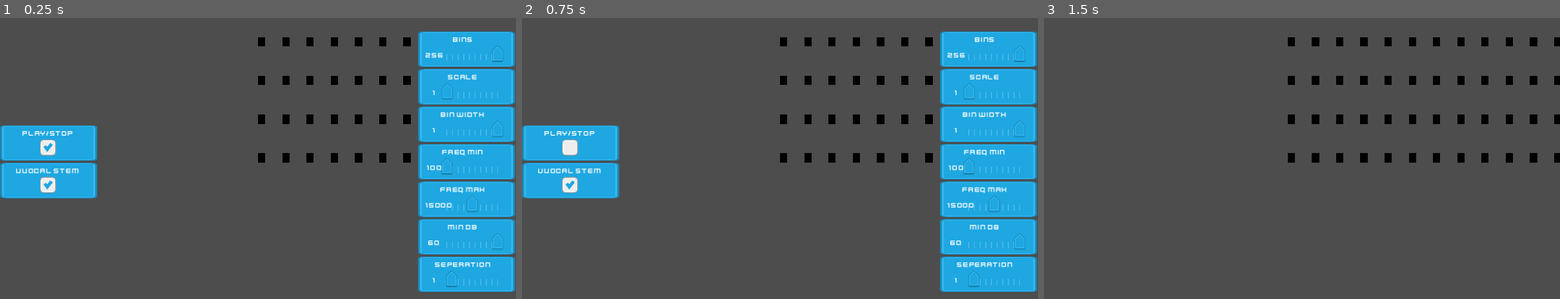
Above: before the commit, frames 1-3 (left to right).
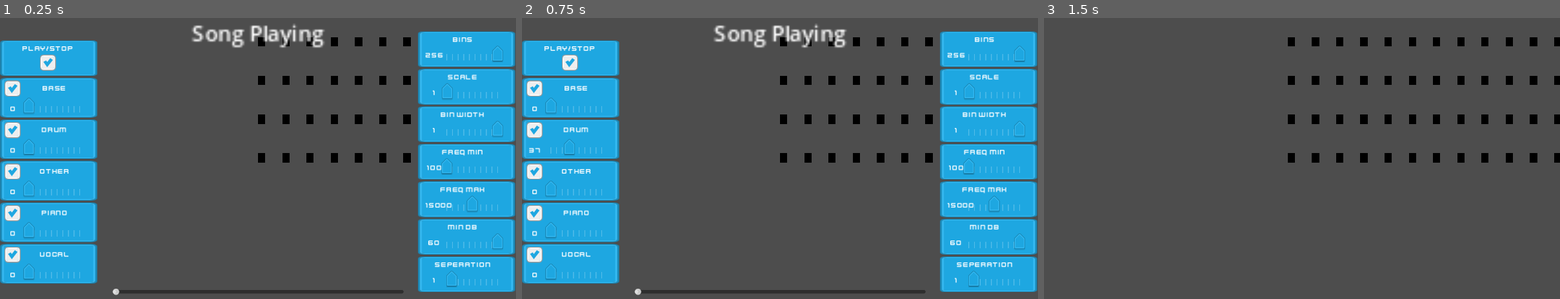
Above: after the commit, the same moments.

Repository: JDS890/CSC475-DSP-Visualisation
Game: Godot game, scene res://Scenes/spectrogram_stems/spectrogram_stems.tscn
Two runs of this game, one before a commit and one after it. Both use one fixed random seed, a clock stepped at 60 frames per second and the inputs below. This scene is started directly instead of the project's main scene.
Inputs (mouse positions are in pixels of both pictures, inside the frame that each line leads up to):
- Up to frame 1 (0.25 s): no input
- Up to frame 2 (0.75 s): click (568, 147) at 0.52 s
- Up to frame 3 (1.5 s): tap Enter at 1.25 s; move the mouse to (1415, 147) at 1.27 s; hold D from 1.28 s (still down); tap H at 1.35 s; click (1415, 147) at 1.42 s

The runs differ from the first frame. In frame 1, 14% of the frame differs, in the area x 0-79%, y 2-99%; in frame 2, 14%; in frame 3, nothing differs.

Commit message:
Left Bar UI Update
Adding lots, still not complete

Diff:
--- /dev/null
+++ b/spectrum_2D/Prefabs/stem_control_prefab.tscn
@@ -0,0 +1,105 @@
+[gd_scene load_steps=4 format=3 uid="uid://b4ychygfrwjvs"]
+
+[ext_resource type="Theme" uid="uid://bewn6sinpr4as" path="res://Temp Dev Stuff/KenneyUI/kenneyUI-blue.tres" id="1_ga1o2"]
+[ext_resource type="Script" path="res://Scripts/UI Scripts/stem_control_panel.gd" id="2_2wxqv"]
+[ext_resource type="Texture2D" uid="uid://b1m61mu3c3yt8" path="res://Temp Dev Stuff/slider_bar.png" id="3_am7qs"]
+
+[node name="SliderPanelPrefab" type="Panel"]
+custom_minimum_size = Vector2(200, 80)
+offset_right = 203.0
+offset_bottom = 89.0
+theme = ExtResource("1_ga1o2")
+script = ExtResource("2_2wxqv")
+title = "Stem"
+
+[node name="VBoxContainer" type="VBoxContainer" parent="."]
+layout_mode = 0
+offset_left = 9.0
+offset_top = 5.0
+offset_right = 193.0
+offset_bottom = 86.0
+
+[node name="Top" type="Control" parent="VBoxContainer"]
+custom_minimum_size = Vector2(0, 37)
+layout_mode = 2
+
+[node name="Title" type="Label" parent="VBoxContainer/Top"]
+layout_mode = 1
+anchors_preset = 8
+anchor_left = 0.5
+anchor_top = 0.5
+anchor_right = 0.5
+anchor_bottom = 0.5
+offset_left = -46.0
+offset_top = -15.5
+offset_right = 89.0
+offset_bottom = 16.5
+grow_horizontal = 2
+grow_vertical = 2
+text = "Slider"
+horizontal_alignment = 1
+vertical_alignment = 1
+clip_text = true
+
+[node name="CheckBox" type="CheckBox" parent="VBoxContainer/Top"]
+layout_mode = 1
+anchors_preset = 4
+anchor_top = 0.5
+anchor_bottom = 0.5
+offset_left = 1.0
+offset_top = -18.0
+offset_right = 37.0
+offset_bottom = 18.0
+grow_vertical = 2
+button_pressed = true
+
+[node name="Bottom" type="Control" parent="VBoxContainer"]
+layout_mode = 2
+size_flags_vertical = 3
+
+[node name="TextureRect" type="TextureRect" parent="VBoxContainer/Bottom"]
+visible = false
+layout_mode = 0
+offset_left = 60.0
+offset_top = 18.0
+offset_right = 289.0
+offset_bottom = 25.0
+scale = Vector2(0.5, 1)
+texture = ExtResource("3_am7qs")
+
+[node name="HSlider" type="HSlider" parent="VBoxContainer/Bottom"]
+custom_minimum_size = Vector2(150, 0)
+layout_mode = 1
+anchors_preset = 6
+anchor_left = 1.0
+anchor_top = 0.5
+anchor_right = 1.0
+anchor_bottom = 0.5
+offset_left = -141.0
+offset_top = -22.0
+offset_right = 13.0
+offset_bottom = 20.0
+grow_horizontal = 0
+grow_vertical = 2
+scale = Vector2(0.9, 0.9)
+size_flags_horizontal = 8
+size_flags_vertical = 1
+tick_count = 10
+ticks_on_borders = true
+
+[node name="NumberLabel" type="Label" parent="VBoxContainer/Bottom"]
+layout_mode = 1
+anchors_preset = 4
+anchor_top = 0.5
+anchor_bottom = 0.5
+offset_left = 1.0
+offset_top = -6.0
+offset_right = 41.0
+offset_bottom = 12.0
+grow_vertical = 2
+text = "0"
+horizontal_alignment = 1
+vertical_alignment = 1
+
+[connection signal="toggled" from="VBoxContainer/Top/CheckBox" to="." method="_on_check_box_toggled"]
+[connection signal="value_changed" from="VBoxContainer/Bottom/HSlider" to="." method="_on_h_slider_value_changed"]
--- a/spectrum_2D/Scenes/UI_scene.tscn
+++ b/spectrum_2D/Scenes/UI_scene.tscn
@@ -1,8 +1,12 @@
-[gd_scene load_steps=4 format=3 uid="uid://c4o67e7m3gdh3"]
+[gd_scene load_steps=8 format=3 uid="uid://c4o67e7m3gdh3"]
 
 [ext_resource type="Script" path="res://Scripts/UI Scripts/UI_scene.gd" id="1_4u84t"]
 [ext_resource type="Theme" uid="uid://bewn6sinpr4as" path="res://Temp Dev Stuff/KenneyUI/kenneyUI-blue.tres" id="3_bb74r"]
+[ext_resource type="PackedScene" uid="uid://b4ychygfrwjvs" path="res://Prefabs/stem_control_prefab.tscn" id="3_dgq81"]
 [ext_resource type="PackedScene" uid="uid://b8ctrxdy417uw" path="res://Prefabs/slider_panel_prefab.tscn" id="3_upf01"]
+[ext_resource type="Texture2D" uid="uid://j3sior52yb52" path="res://Temp Dev Stuff/plan 1.png" id="5_e8ggy"]
+[ext_resource type="Texture2D" uid="uid://c4t510ngbeswo" path="res://Temp Dev Stuff/plan 2.png" id="6_v6wlw"]
+[ext_resource type="Texture2D" uid="uid://ccdyq41dq0h8w" path="res://Temp Dev Stuff/plan 3.png" id="7_0x6td"]
 
 [node name="UICanvas" type="Control"]
 layout_mode = 3
@@ -12,6 +16,30 @@
 grow_horizontal = 2
 grow_vertical = 2
 script = ExtResource("1_4u84t")
+
+[node name="Plan1" type="Sprite2D" parent="."]
+visible = false
+modulate = Color(1, 1, 1, 0.458824)
+top_level = true
+position = Vector2(592.5, 306.5)
+scale = Vector2(0.663851, 0.67806)
+texture = ExtResource("5_e8ggy")
+
+[node name="Plan2" type="Sprite2D" parent="."]
+visible = false
+modulate = Color(1, 1, 1, 0.317647)
+top_level = true
+position = Vector2(592.5, 320.5)
+scale = Vector2(0.663851, 0.739802)
+texture = ExtResource("6_v6wlw")
+
+[node name="Plan3" type="Sprite2D" parent="."]
+visible = false
+modulate = Color(1, 1, 1, 0.54902)
+top_level = true
+position = Vector2(562.5, 321)
+scale = Vector2(0.77759, 0.853363)
+texture = ExtResource("7_0x6td")
 
 [node name="BGColorRect" type="ColorRect" parent="."]
 visible = false
@@ -56,32 +84,63 @@
 theme = ExtResource("3_bb74r")
 button_pressed = true
 
-[node name="VocalStemPanel" type="Panel" parent="HBoxContainer/LeftBar"]
-custom_minimum_size = Vector2(200, 80)
-layout_mode = 2
-theme = ExtResource("3_bb74r")
-
-[node name="VBoxContainer" type="VBoxContainer" parent="HBoxContainer/LeftBar/VocalStemPanel"]
-layout_mode = 0
-offset_left = 9.0
-offset_top = 9.0
-offset_right = 206.0
-offset_bottom = 74.0
-
-[node name="Label" type="Label" parent="HBoxContainer/LeftBar/VocalStemPanel/VBoxContainer"]
-layout_mode = 2
-text = "VUocal Stem"
+[node name="Base" parent="HBoxContainer/LeftBar" instance=ExtResource("3_dgq81")]
+custom_minimum_size = Vector2(200, 89)
+layout_mode = 2
+stem_ID = 0
+title = "Base"
+val_step = 0.1
+max_value = 1.0
+
+[node name="Drum" parent="HBoxContainer/LeftBar" instance=ExtResource("3_dgq81")]
+custom_minimum_size = Vector2(200, 89)
+layout_mode = 2
+title = "Drum"
+
+[node name="Other" parent="HBoxContainer/LeftBar" instance=ExtResource("3_dgq81")]
+custom_minimum_size = Vector2(200, 89)
+layout_mode = 2
+title = "Other"
+
+[node name="Piano" parent="HBoxContainer/LeftBar" instance=ExtResource("3_dgq81")]
+custom_minimum_size = Vector2(200, 89)
+layout_mode = 2
+title = "Piano"
+
+[node name="Vocal" parent="HBoxContainer/LeftBar" instance=ExtResource("3_dgq81")]
+custom_minimum_size = Vector2(200, 89)
+layout_mode = 2
+title = "Vocal"
+
+[node name="Middle Spacer" type="Control" parent="HBoxContainer"]
+layout_mode = 2
+size_flags_horizontal = 3
+
+[node name="HSlider" type="HSlider" parent="HBoxContainer/Middle Spacer"]
+layout_mode = 1
+anchors_preset = -1
+anchor_left = 0.042
+anchor_top = 0.938
+anchor_right = 0.962
+anchor_bottom = 1.0
+offset_left = 0.263998
+offset_top = -0.0100098
+offset_right = -0.0960693
+offset_bottom = -24.0
+grow_horizontal = 2
+grow_vertical = 0
+
+[node name="SongLabel" type="Label" parent="HBoxContainer/Middle Spacer"]
+layout_mode = 1
+anchors_preset = 10
+anchor_right = 1.0
+offset_left = 18.0
+offset_right = -466.0
+offset_bottom = 23.0
+grow_horizontal = 2
+scale = Vector2(3, 3)
+text = "Song Playing"
 horizontal_alignment = 1
-
-[node name="CheckBox" type="CheckBox" parent="HBoxContainer/LeftBar/VocalStemPanel/VBoxContainer"]
-layout_mode = 2
-size_flags_horizontal = 4
-theme = ExtResource("3_bb74r")
-button_pressed = true
-
-[node name="Middle Spacer" type="Control" parent="HBoxContainer"]
-layout_mode = 2
-size_flags_horizontal = 3
 
 [node name="RightBar" type="VBoxContainer" parent="HBoxContainer"]
 custom_minimum_size = Vector2(217, 611)
@@ -146,4 +205,3 @@
 max_value = 10.0
 
 [connection signal="toggled" from="HBoxContainer/LeftBar/PlayStopContainer/VBoxContainer/CheckBox" to="." method="_on_check_box_toggled_1"]
-[connection signal="toggled" from="HBoxContainer/LeftBar/VocalStemPanel/VBoxContainer/CheckBox" to="." method="_on_check_box_toggled_1"]
--- a/spectrum_2D/Scripts/UI Scripts/UI_scene.gd
+++ b/spectrum_2D/Scripts/UI Scripts/UI_scene.gd
@@ -1,13 +1,10 @@
 extends Control
-
-# p_spec.visible = false
 
 var _hidden_UI = false
 
 # todo: keypress to hide all UI (hit H button)
 # play and stop button
 # seek to different time
-# swap out song
 
 
 # Called when the node enters the scene tree for the first time.
@@ -24,11 +21,9 @@
 	if event is InputEventKey:
 		match event.keycode:
 			KEY_H:
-				print("HEAYCH")
 				_hidden_UI = !_hidden_UI
 				self.visible = _hidden_UI
 
 # boice
 func _on_check_box_toggled_1(toggled_on):
-	#v_spec.visible = toggled_on
 	pass
--- /dev/null
+++ b/spectrum_2D/Scripts/UI Scripts/stem_control_panel.gd
@@ -0,0 +1,50 @@
+extends Panel
+
+signal stem_update(new_val, stem_ID)
+signal stem_checkbox_update(toggled_on, stem_ID)
+
+@export var stem_ID = -1
+@export var title = "Slider Name"
+@export var val_step : float = 1
+@export var init_value : float = 0
+@export var max_value : float = 100
+@export var min_value : float = 0
+
+@onready var num_label = get_node("VBoxContainer/Bottom/NumberLabel")
+@onready var label_title = get_node("VBoxContainer/Top/Title")
+@onready var slider = get_node("VBoxContainer/Bottom/HSlider")
+@onready var checkbox = get_node("VBoxContainer/Top/CheckBox")
+
+func _ready():
+	label_title.text = title
+	slider.max_value = max_value
+	slider.min_value = min_value
+	slider.step = val_step
+	slider.value = init_value
+
+# Whenever the slider moves, this fires
+# Sets the text, and signals the new value with who
+# 	it came from
+# If this signal triggers an expensive process, then
+# 	a "debouncing Timer" is recomended to call the
+# 	function less often, to save on resources
+func _on_h_slider_value_changed(value):
+	num_label.text = str(value)
+	emit_signal("stem_update", value, stem_ID)
+
+
+func _on_check_box_toggled(toggled_on):
+	slider.editable = toggled_on
+
+	if toggled_on:
+		slider.modulate = Color.WHITE
+		num_label.modulate = Color.WHITE
+		#label_title.modulate = Color.WHITE
+		#num_label.modulate = Color.WHITE
+	else:
+		slider.modulate = Color.BLACK
+		num_label.modulate = Color.BLACK
+		#label_title.modulate = Color.BLACK
+		#num_label.modulate = Color.BLACK
+
+	emit_signal("stem_checkbox_update", toggled_on, stem_ID)
Binary file added: spectrum_2D/Temp Dev Stuff/plan 1.png
Binary file added: spectrum_2D/Temp Dev Stuff/plan 2.png
Binary file added: spectrum_2D/Temp Dev Stuff/plan 3.png
